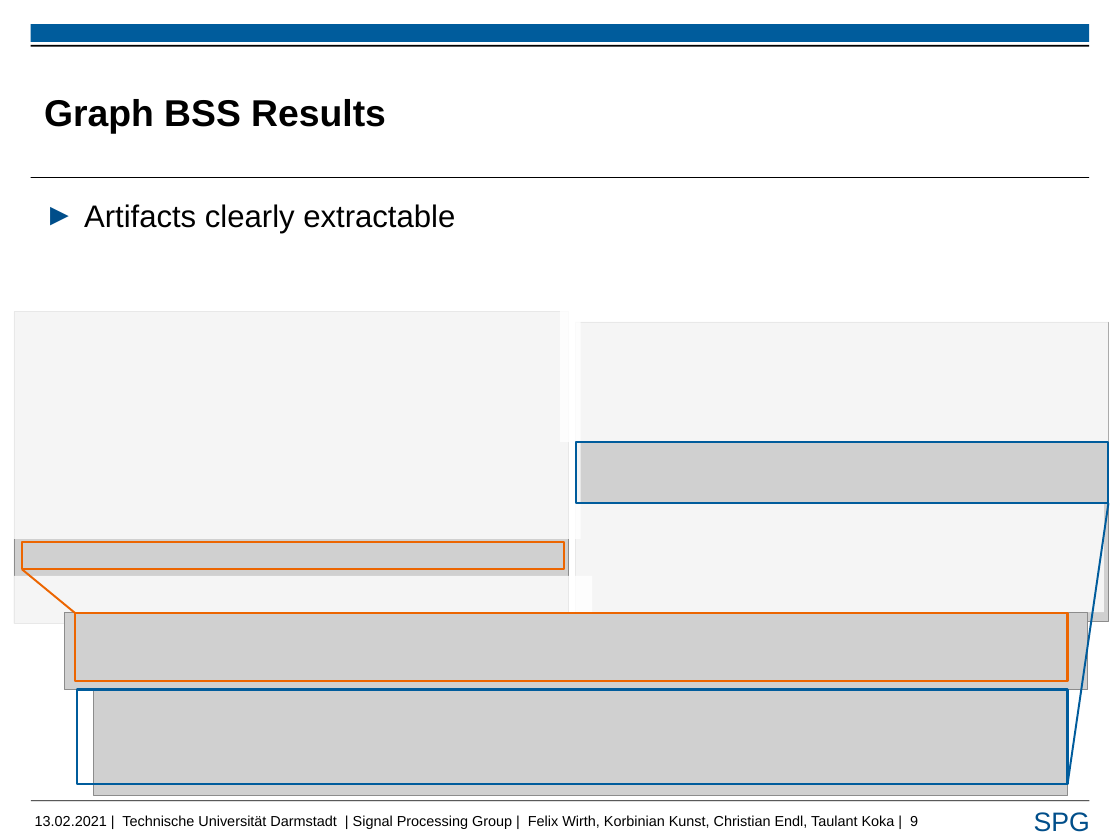
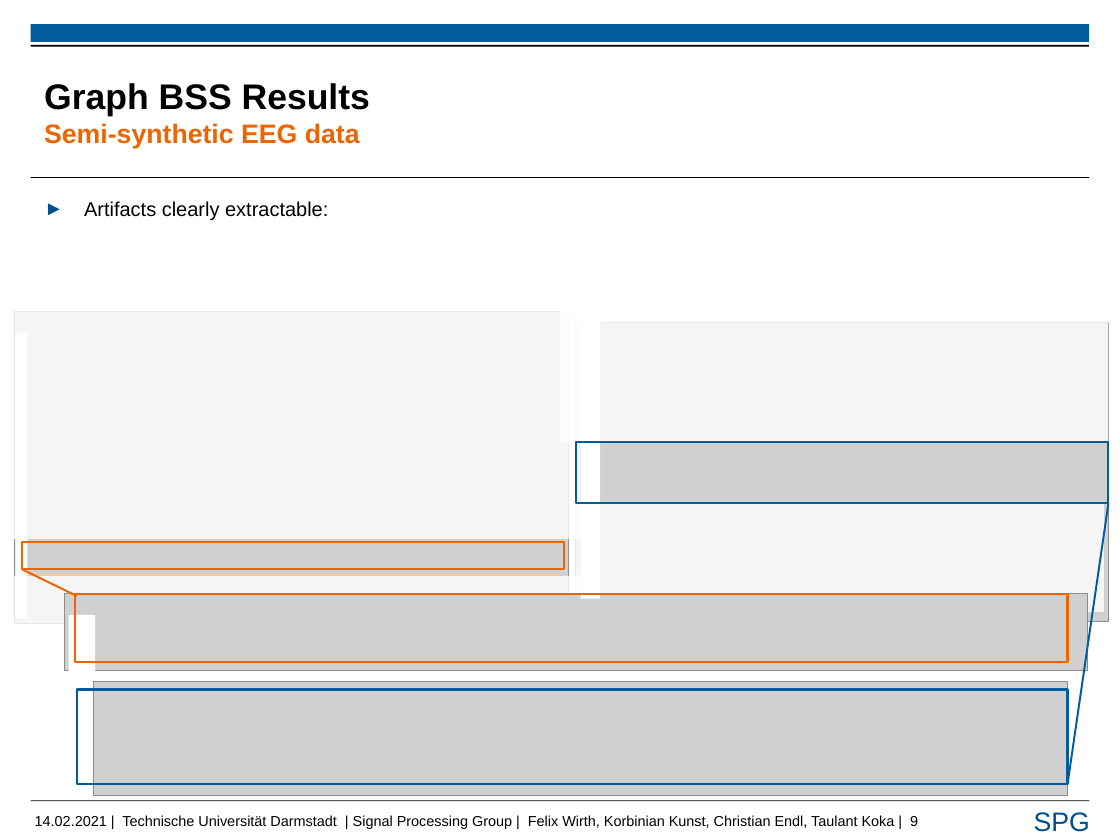
Before and after one commit to FelixUniDa/EEG-Project, a slide deck: slide 9 of Presentation/chris_pres_rsp.pptx. Drawn at 1120x840 pixels with LibreOffice and Linux fonts; fonts in the diff are those of the drawing; grey boxes stand for pictures; background and template pictures are left out. Boxes give left, top, right and bottom in pixels: in the first picture for what was removed or moved away, otherwise in the second. Text is boxed around its words. In the diff, an @@ line names an element or a change of style, - is before the commit and + after.

Commit message:
Chris+Taulant Präsi update

```diff
--- a/Presentation/chris_pres_rsp.pptx
+++ b/Presentation/chris_pres_rsp.pptx
@@ title at [44, 83, 370, 148]: text changed; size 33.6 to 24 pt; text colour #000000 to #EC6500 @@
-Graph BSS Results
+Graph BSS Results
+Semi-synthetic EEG data
@@ text at [84, 201, 328, 220]: text changed; size 28 to 18 pt @@
-► Artifacts clearly extractable
+► Artifacts clearly extractable:
@@ rectangle added at [581, 314, 600, 598], fill #FFFFFF @@
@@ rectangle added at [15, 333, 27, 618], fill #FFFFFF @@
@@ line moved from (22, 570) - (75, 613) to (22, 570) - (77, 596) @@
@@ picture: place and size @@
-picture at [64, 612, 1087, 690]
+picture at [64, 593, 1087, 670]
@@ rectangle: place and size @@
-rectangle at [75, 613, 1067, 681]
+rectangle at [75, 594, 1067, 662]
@@ rectangle added at [69, 615, 95, 678], fill #FFFFFF @@
@@ text at [35, 815, 918, 829]: text changed @@
-13.02.2021 | Technische Universität Darmstadt | Signal Processing Group | Felix Wirth, Korbinian Kunst, Christian Endl, Taulant Koka | 9
+14.02.2021 | Technische Universität Darmstadt | Signal Processing Group | Felix Wirth, Korbinian Kunst, Christian Endl, Taulant Koka | 9
```
Also in this commit, not shown: 20 other slides changed, 1 other file.
